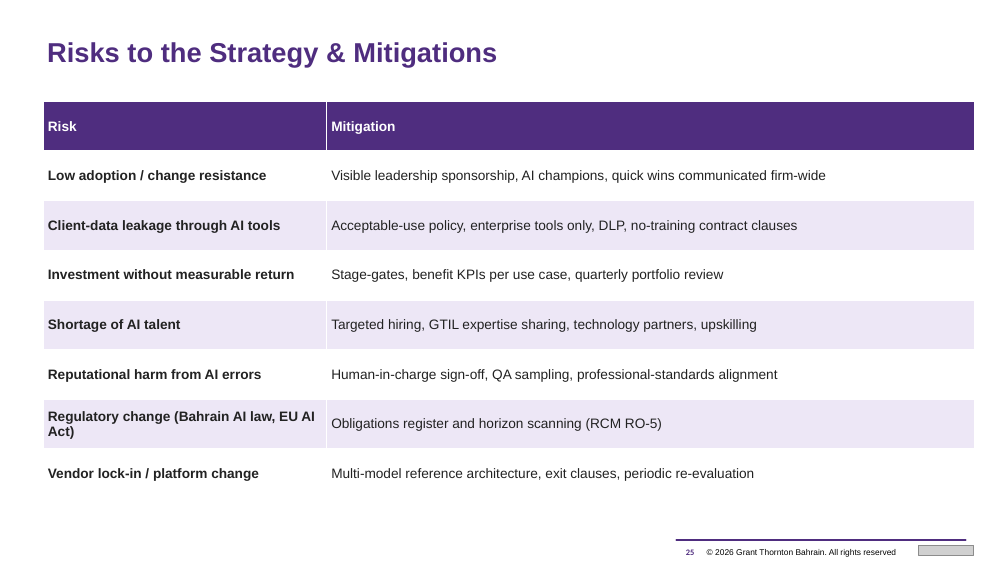
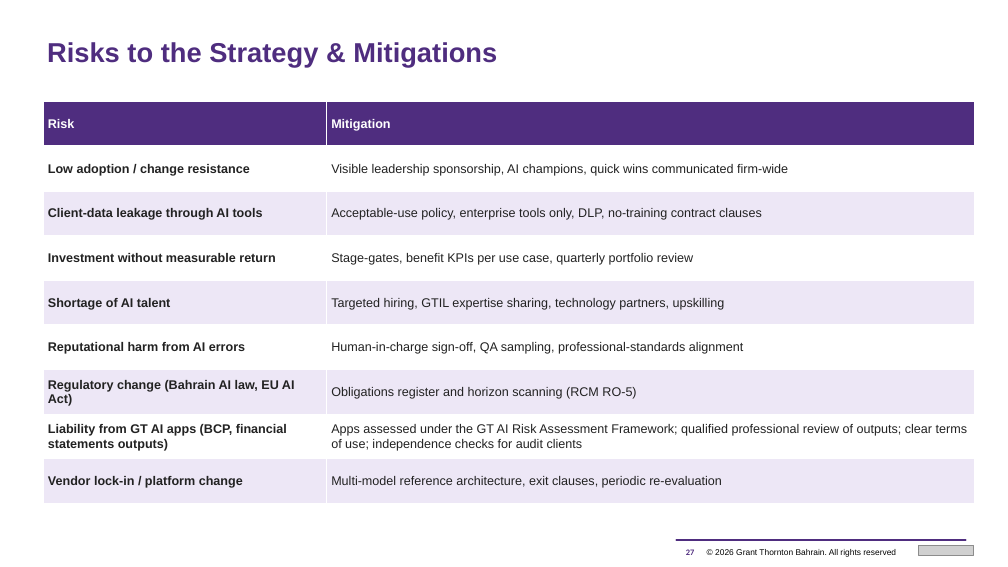
Before and after one commit to mahekdevangtrivedi-wq/GT-AI-Service-Line, a slide deck: slide 27 of 02_AI_Strategy_and_Roadmap/GT_Bahrain_AI_Strategy_and_Roadmap_2026-2028.pptx (slide 25 before the commit). Drawn at 1008x567 pixels with LibreOffice and Linux fonts; fonts in the diff are those of the drawing; grey boxes stand for pictures. Boxes give left, top, right and bottom in pixels: in the first picture for what was removed or moved away, otherwise in the second. Text is boxed around its words. In the diff, an @@ line names an element or a change of style, - is before the commit and + after.

```diff
--- a/02_AI_Strategy_and_Roadmap/GT_Bahrain_AI_Strategy_and_Roadmap_2026-2028.pptx
+++ b/02_AI_Strategy_and_Roadmap/GT_Bahrain_AI_Strategy_and_Roadmap_2026-2028.pptx
@@ table at box(43, 102, 975, 504) @@
+row 8: Liability from GT AI apps (BCP, financial statements outputs) | Apps assessed under the GT AI Risk Assessment Framework; qualified professional review of outputs; clear terms of use; independence checks for audit clients
@@ page number at box(686, 549, 694, 555): text changed @@
-25
+27
```
Also in this commit, not shown: 13 other slides changed, 2 slides added, 25 other files.
